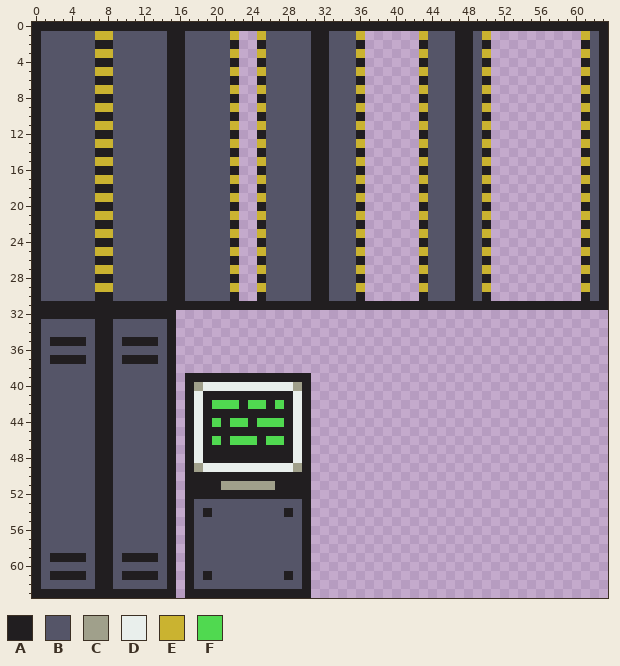
Edited in one commit: pixel-art sprite (res/gfx_new/structure_16_32_ss.png). The picture above was drawn from the file before the commit.
The file is 64x64 pixels.
Palette (. is transparent): A #211e20  B #555568  C #a0a08b  D #e9efec  E #cab330  F #50d950
Pixels before (only the part around the change), first column x 0:
26 ABBBBBBAABBBBBBAABBBBBA..ABBBBBAABBBA......ABBBAABA..........ABA
27 ABBBBBBEEBBBBBBAABBBBBE..EBBBBBAABBBE......EBBBAABE..........EBA
28 ABBBBBBAABBBBBBAABBBBBA..ABBBBBAABBBA......ABBBAABA..........ABA
29 ABBBBBBEEBBBBBBAABBBBBE..EBBBBBAABBBE......EBBBAABE..........EBA
30 ABBBBBBAABBBBBBAABBBBBA..ABBBBBAABBBA......ABBBAABA..........ABA
31 AAAAAAAAAAAAAAAAAAAAAAAAAAAAAAAAAAAAAAAAAAAAAAAAAAAAAAAAAAAAAAAA
32 AAAAAAAAAAAAAAAA................................................
33 ABBBBBBAABBBBBBA................................................
34 ABBBBBBAABBBBBBA................................................
35 ABAAAABAABAAAABA................................................
36 ABBBBBBAABBBBBBA................................................
37 ABAAAABAABAAAABA................................................
38 ABBBBBBAABBBBBBA................................................
39 ABBBBBBAABBBBBBA.AAAAAAAAAAAAAA.................................
40 ABBBBBBAABBBBBBA.ACDDDDDDDDDDCA.................................
41 ABBBBBBAABBBBBBA.ADAAAAAAAAAADA.................................
42 ABBBBBBAABBBBBBA.ADAFFFAFFAFADA.................................
43 ABBBBBBAABBBBBBA.ADAAAAAAAAAADA.................................
44 ABBBBBBAABBBBBBA.ADAFAFFAFFFADA.................................
45 ABBBBBBAABBBBBBA.ADAAAAAAAAAADA.................................
46 ABBBBBBAABBBBBBA.ADAFAFFFAFFADA.................................
47 ABBBBBBAABBBBBBA.ADAAAAAAAAAADA.................................
48 ABBBBBBAABBBBBBA.ADAAAAAAAAAADA.................................
49 ABBBBBBAABBBBBBA.ACDDDDDDDDDDCA.................................
50 ABBBBBBAABBBBBBA.AAAAAAAAAAAAAA.................................
51 ABBBBBBAABBBBBBA.AAAACCCCCCAAAA.................................
52 ABBBBBBAABBBBBBA.AAAAAAAAAAAAAA.................................
53 ABBBBBBAABBBBBBA.ABBBBBBBBBBBBA.................................
54 ABBBBBBAABBBBBBA.ABABBBBBBBBABA.................................
55 ABBBBBBAABBBBBBA.ABBBBBBBBBBBBA.................................
56 ABBBBBBAABBBBBBA.ABBBBBBBBBBBBA.................................
57 ABBBBBBAABBBBBBA.ABBBBBBBBBBBBA.................................
58 ABBBBBBAABBBBBBA.ABBBBBBBBBBBBA.................................
59 ABAAAABAABAAAABA.ABBBBBBBBBBBBA.................................
60 ABBBBBBAABBBBBBA.ABBBBBBBBBBBBA.................................
61 ABAAAABAABAAAABA.ABABBBBBBBBABA.................................
62 ABBBBBBAABBBBBBA.ABBBBBBBBBBBBA.................................
63 AAAAAAAAAAAAAAAA.AAAAAAAAAAAAAA.................................
After:
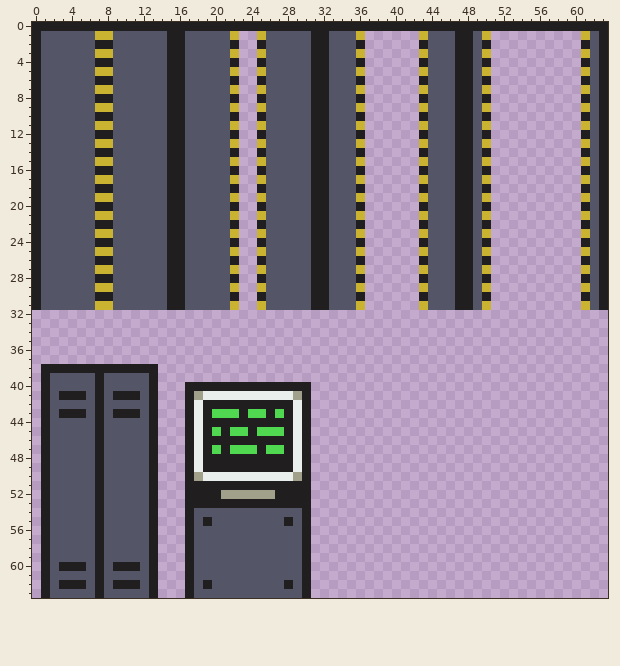
Diff:
Changed rows in their new state; - is an unchanged pixel.
first column x 0:
31 -BBBBBBEEBBBBBB--BBBBBE..EBBBBB--BBBE......EBBB--BE..........EB
32 ................-----------------------------------------------
33 ................-----------------------------------------------
34 ................-----------------------------------------------
35 ................-----------------------------------------------
36 ................-----------------------------------------------
37 ................-----------------------------------------------
38 .AAAAAA--AAAAA..-----------------------------------------------
39 .A------B----A..-..............--------------------------------
40 .A------B----A..--AAAAAAAAAAAA---------------------------------
41 .A-AAA--BAAA-A..--CDDDDDDDDDDC---------------------------------
42 .A------B----A..----AAA-AA-A-----------------------------------
43 .A-AAA--BAAA-A..----FFF-FF-F-----------------------------------
44 .A------B----A..----A-AA-AAA-----------------------------------
45 .A------B----A..----F-FF-FFF-----------------------------------
46 .A------B----A..----A-AAA-AA-----------------------------------
47 .A------B----A..----F-FFF-FF-----------------------------------
48 .A------B----A..-----------------------------------------------
49 .A------B----A..--DAAAAAAAAAAD---------------------------------
50 .A------B----A..--CDDDDDDDDDDC---------------------------------
51 .A------B----A..-----AAAAAA------------------------------------
52 .A------B----A..-----CCCCCC------------------------------------
53 .A------B----A..--AAAAAAAAAAAA---------------------------------
54 .A------B----A..---B--------B----------------------------------
55 .A------B----A..---A--------A----------------------------------
56 .A------B----A..-----------------------------------------------
57 .A------B----A..-----------------------------------------------
58 .A------B----A..-----------------------------------------------
59 .ABBBB--B-BBB-..-----------------------------------------------
60 .A-AAA--BAAA-A..-----------------------------------------------
61 .ABBBB--B-BBB-..---B--------B----------------------------------
62 .A-AAA--BAAA-A..---A--------A----------------------------------
63 .-BBBBB-BBBBB-..--BBBBBBBBBBBB---------------------------------
